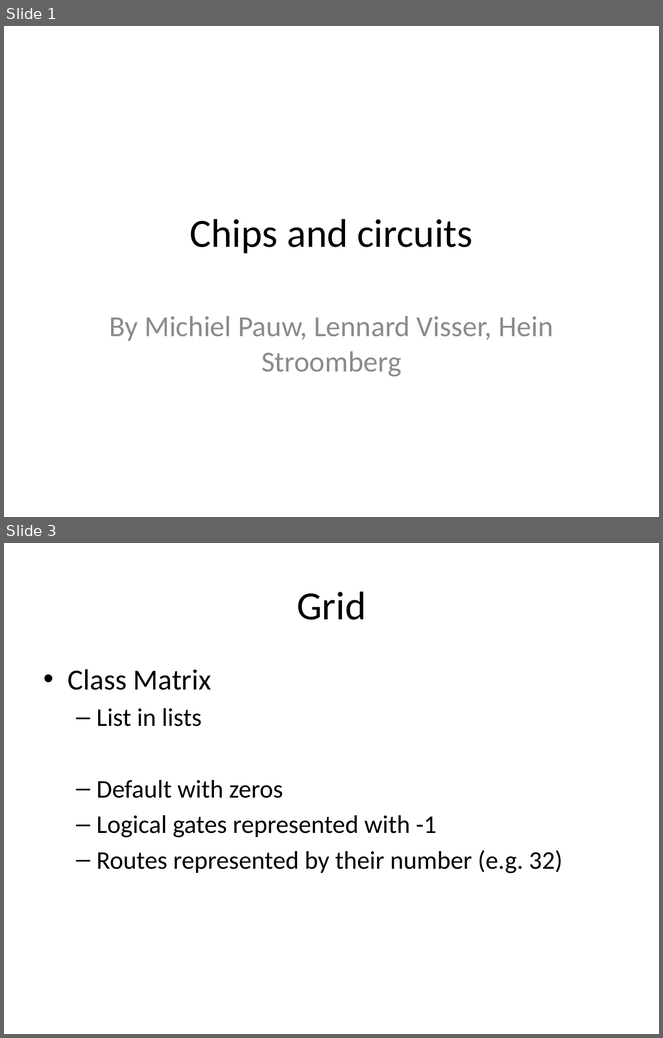
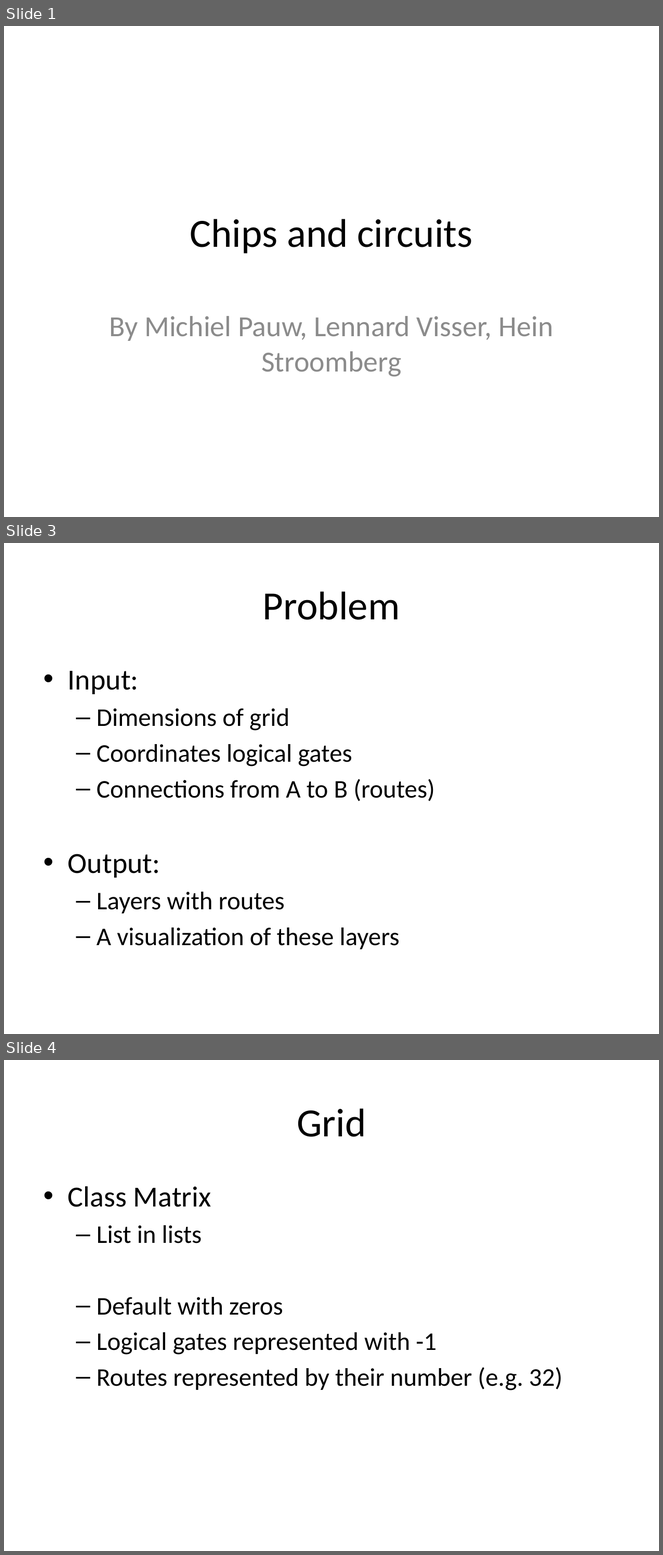
Before and after one commit to michielpauw/Heuristics, a slide deck: Presentatie chips and circuits.pptx. Shown one above the other, each under a label of ours: slides 1 and 3 before the commit, slides 1, 3 and 4 after it; the slides between them are not shown. The pictures are 663x1038 and 663x1555 pixels, drawn with LibreOffice and Linux fonts; fonts in the diff are those of the drawing. Boxes give left, top, right and bottom in pixels: in the first picture for what was removed or moved away, otherwise in the second. Text is boxed around its words. In the diff, an @@ line names an element or a change of style, - is before the commit and + after.

```diff
--- a/Presentatie chips and circuits.pptx
+++ b/Presentatie chips and circuits.pptx
@@ slide 3 added at <box>4,543,659,1034</box>, background #FFFFFF @@
@@ title added at <box>263,591,400,620</box>, 44 pt, text #000000 @@
+Problem
@@ text added at <box>68,671,435,950</box>, 28 pt, text #000000 @@
+• Input:
+  – Dimensions of grid
+  – Coordinates logical gates
+  – Connections from A to B (routes)
+• Output:
+  – Layers with routes
+  – A visualization of these layers
@@ what was slide 3 is now slide 4 @@
```
Also in this commit, not shown: 1 slide changed, 1 other slide added.
